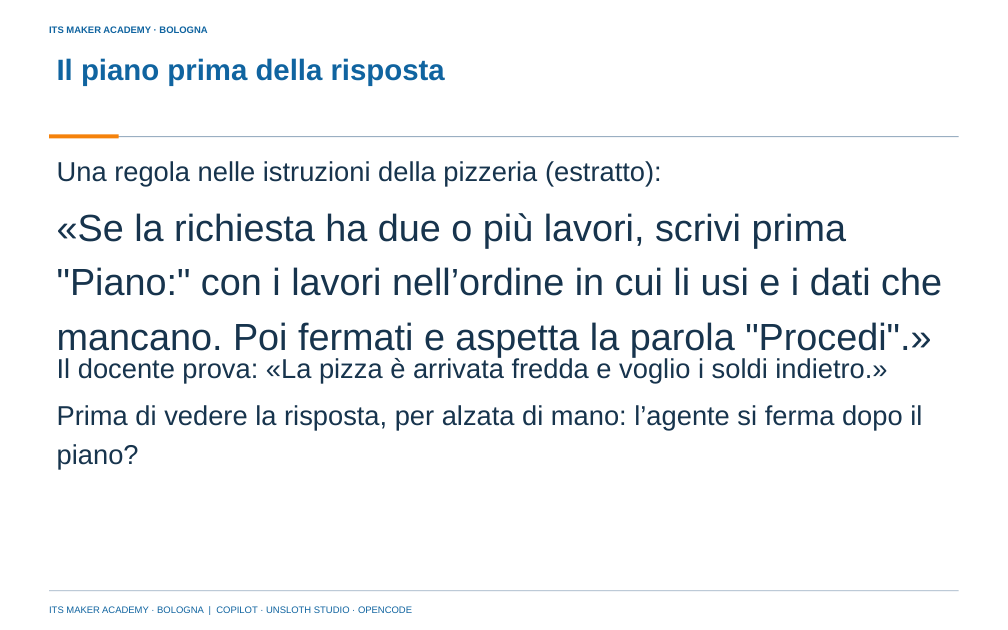
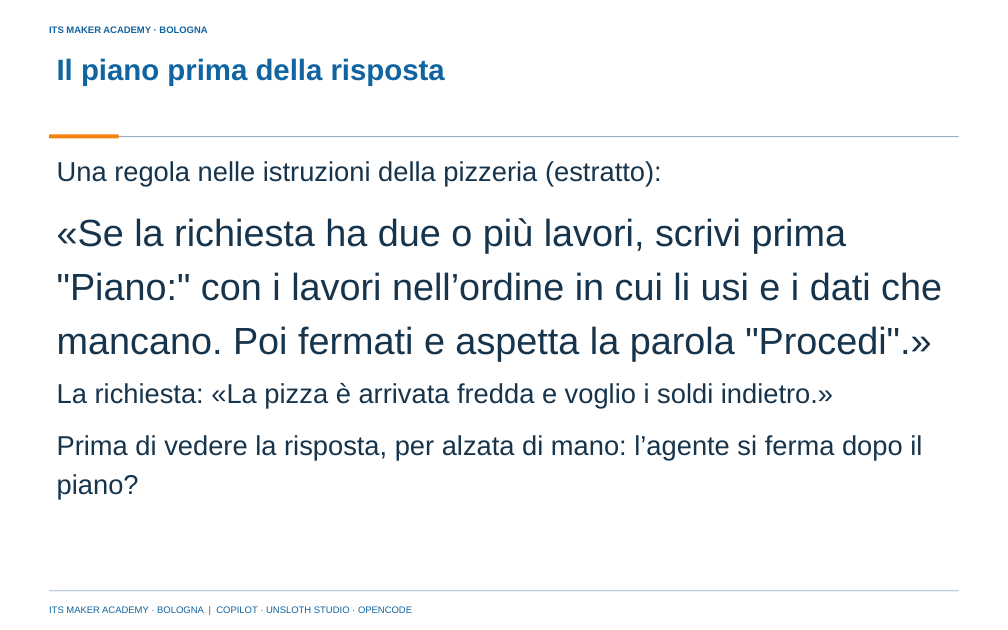
Before and after one commit to franzo9393/ITSCorso_UnslothStudio-Git, a slide deck: slide 5 of lezione 5 - coordinatore, Unsloth Studio e opencode/Lezione5_Coordinatore_Unsloth_Studio_e_opencode_ITS_MAKER.pptx. Drawn at 1008x630 pixels with LibreOffice and Linux fonts; fonts in the diff are those of the drawing; background and template pictures are left out. Boxes give left, top, right and bottom in pixels: in the first picture for what was removed or moved away, otherwise in the second. Text is boxed around its words. In the diff, an @@ line names an element or a change of style, - is before the commit and + after.

Commit message:
Lezione 5: slide senza rimandi al docente, spazio sotto le citazioni corretto nel generatore, materiali rigenerati

```diff
--- a/lezione 5 - coordinatore, Unsloth Studio e opencode/Lezione5_Coordinatore_Unsloth_Studio_e_opencode_ITS_MAKER.pptx
+++ b/lezione 5 - coordinatore, Unsloth Studio e opencode/Lezione5_Coordinatore_Unsloth_Studio_e_opencode_ITS_MAKER.pptx
@@ text "«Se la richiesta ha due ...": place and size @@
-text "«Se la richiesta ha due ..." at bbox=[57, 213, 942, 357]
+text "«Se la richiesta ha due ..." at bbox=[57, 218, 942, 362]
@@ text at bbox=[57, 383, 833, 408]: text changed @@
-Il docente prova: «La pizza è arrivata fredda e voglio i soldi indietro.»
+La richiesta: «La pizza è arrivata fredda e voglio i soldi indietro.»
@@ text "Prima di vedere la risposta, ...": place and size @@
-text "Prima di vedere la risposta, ..." at bbox=[57, 405, 922, 469]
+text "Prima di vedere la risposta, ..." at bbox=[57, 435, 922, 499]
```
Also in this commit, not shown: 31 other slides changed, 9 other files.
